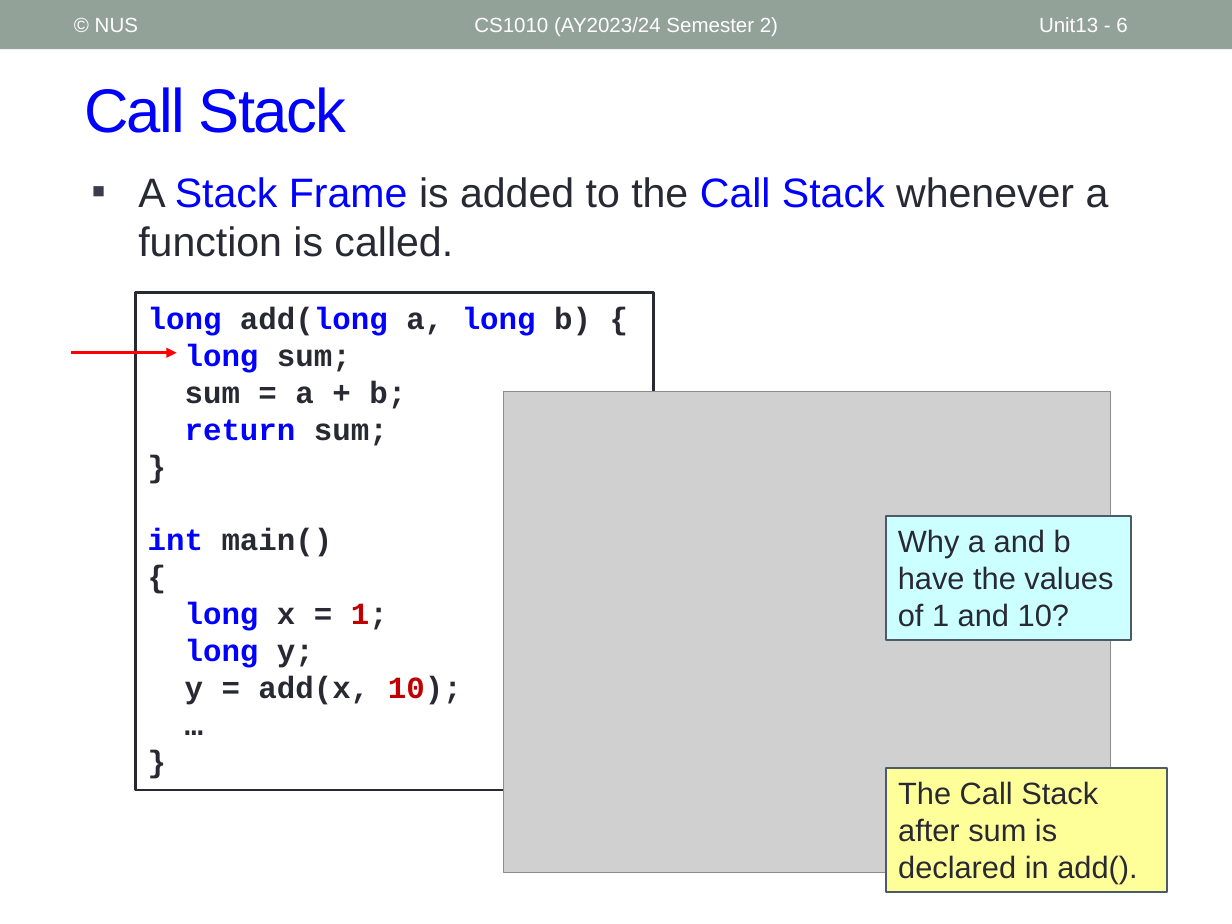
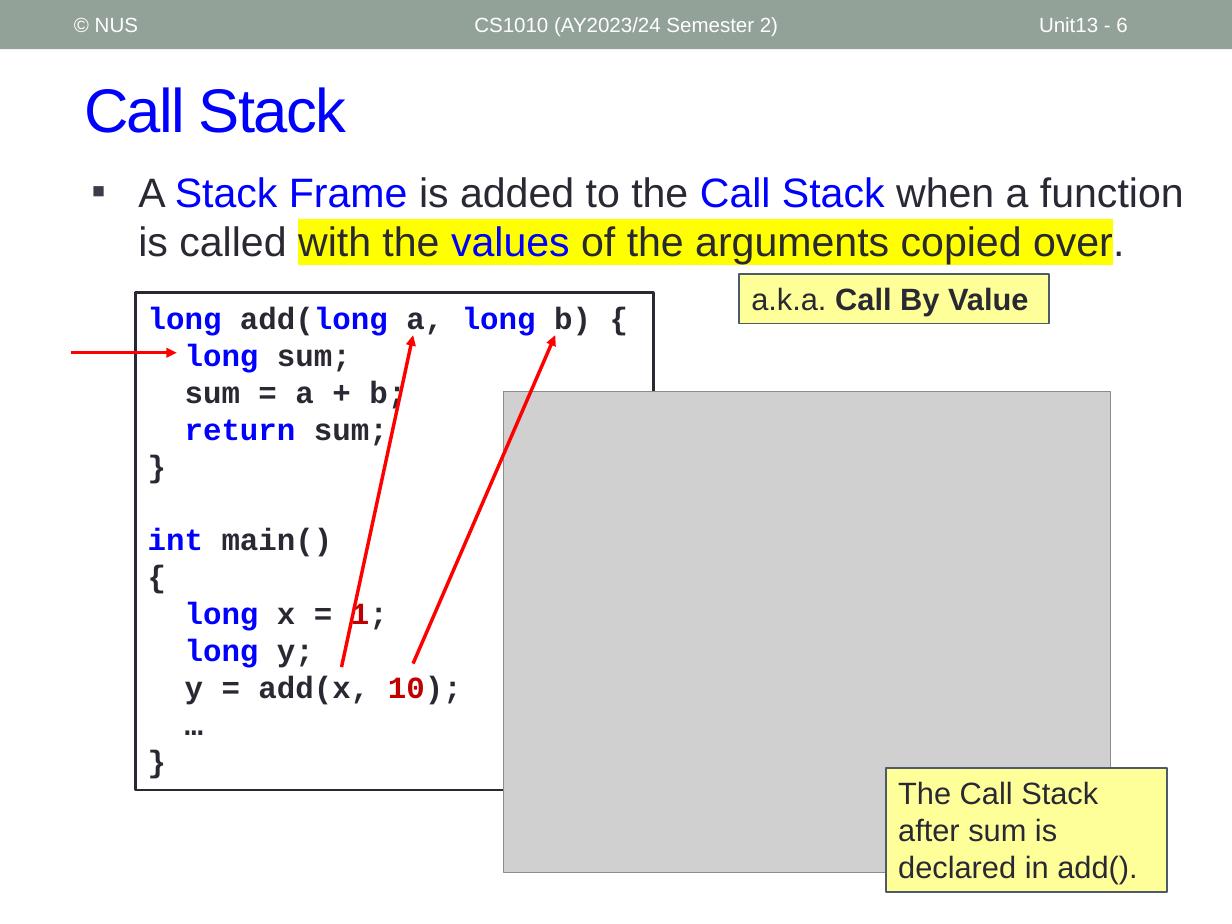
Before and after one commit to nus-cs1010-2425-s2/website, a slide deck: slide 6 of slides/Unit13_Call Stack.pptx. Drawn at 1232x924 pixels with LibreOffice and Linux fonts; fonts in the diff are those of the drawing; grey boxes stand for pictures. Boxes give left, top, right and bottom in pixels: in the first picture for what was removed or moved away, otherwise in the second. Text is boxed around its words. In the diff, an @@ line names an element or a change of style, - is before the commit and + after.

```diff
--- a/slides/Unit13_Call Stack.pptx
+++ b/slides/Unit13_Call Stack.pptx
@@ text at bbox=[138, 177, 1184, 264]: text changed @@
-▪ A Stack Frame is added to the Call Stack whenever a function is called.
+▪ A Stack Frame is added to the Call Stack when a function is called with the values of the arguments copied over.
@@ rectangle added at bbox=[739, 274, 1050, 323], fill #FFFF99, outline #4C5A6A 1 pt, 18 pt, text #292934, bold @@
+a.k.a. Call By Value
@@ arrow added from (341, 667) to (413, 335), #FF0000 2 pt @@
@@ arrow added from (413, 664) to (556, 335), #FF0000 2 pt @@
@@ rectangle removed at bbox=[886, 516, 1131, 641] @@
-Why a and b have the values of 1 and 10?
```
Also in this commit, not shown: 4 other slides changed, 5 other files.
